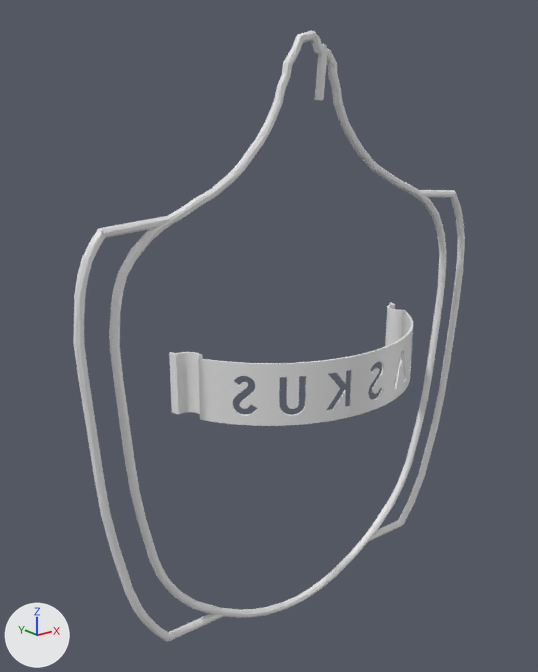
A saved change to the OBJ model ML/3d_files/jc_0_fitter_bracket.obj.
One viewpoint serves both versions: a camera (50 mm lens) standing at (-139.4, -158.5, 73.7) and looking at (-11.1, 1.9, 9.5). Lighting does not change. The marker at lower left points along +X, +Y and +Z. Where no turn or scale is listed for an object, it has been applied to the vertices.

The scene before the commit, as lines of its bpy script (objects in view):
```python
me_jc_0_fitter_bracket = bpy.data.meshes.new('jc_0_fitter_bracket')
me_jc_0_fitter_bracket.from_pydata(...)  # 2129 vertices, 4224 faces; spans x -71.0..74.0, y -27.0..6.0, z -85.0..92.0
ob_jc_0_fitter_bracket = bpy.data.objects.new('jc_0_fitter_bracket', me_jc_0_fitter_bracket)
ob_jc_0_fitter_bracket.location = (0.0, 0.0, 0.0)
```
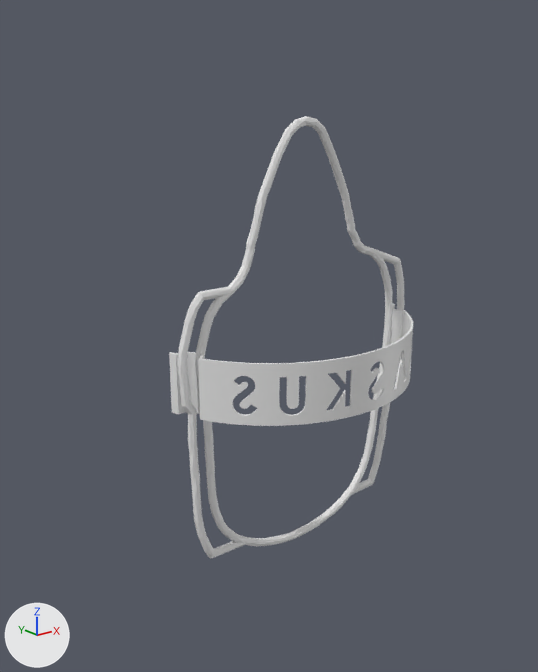
The change in detail:
me_jc_0_fitter_bracket is used by ob_jc_0_fitter_bracket; location (0.0, 0.0, 0.0).
me_jc_0_fitter_bracket had 2129 vertices, 4224 faces and spanned x -71.0..74.0, y -27.0..6.0, z -85.0..92.0.
me_jc_0_fitter_bracket now has 2078 vertices, 4110 faces and spans x -43.0..44.0, y -27.0..6.0, z -60.0..70.0.
me_jc_0_fitter_bracket part 1: the loose piece of 563 vertices spanning x -62.0..64.0, y -1.0..1.0, z -85.0..92.0 is rebuilt with 503 vertices and now spans x -38.0..38.0, y -1.0..1.0, z -60.0..70.0.
me_jc_0_fitter_bracket part 2: 10 loose pieces with 334 vertices, spanning x -71.0..74.0, y -1.0..1.0, z -75.0..47.0, are deleted.
me_jc_0_fitter_bracket part 3: 174 vertices added at x 22.0..44.0, y -1.0..1.0, z -53.0..31.0.
me_jc_0_fitter_bracket part 4: 169 vertices added at x -43.0..-22.0, y -1.0..1.0, z -54.0..27.0.

What differs and where, as boxes (x1, y1, x2, y2) in the pictures (538 x 672 px):
'jc_0_fitter_bracket', reshaped (38% narrower, 28% shorter): before (73, 30, 465, 642); after (169, 116, 413, 558)
part 1 of me_jc_0_fitter_bracket, rebuilt (41% narrower, 27% shorter): before (109, 30, 446, 618); after (195, 116, 393, 547)
part 2 of me_jc_0_fitter_bracket, deleted: before (73, 190, 465, 642)
part 3 of me_jc_0_fitter_bracket, added: after (352, 248, 405, 494)
part 4 of me_jc_0_fitter_bracket, added: after (178, 287, 246, 558)
